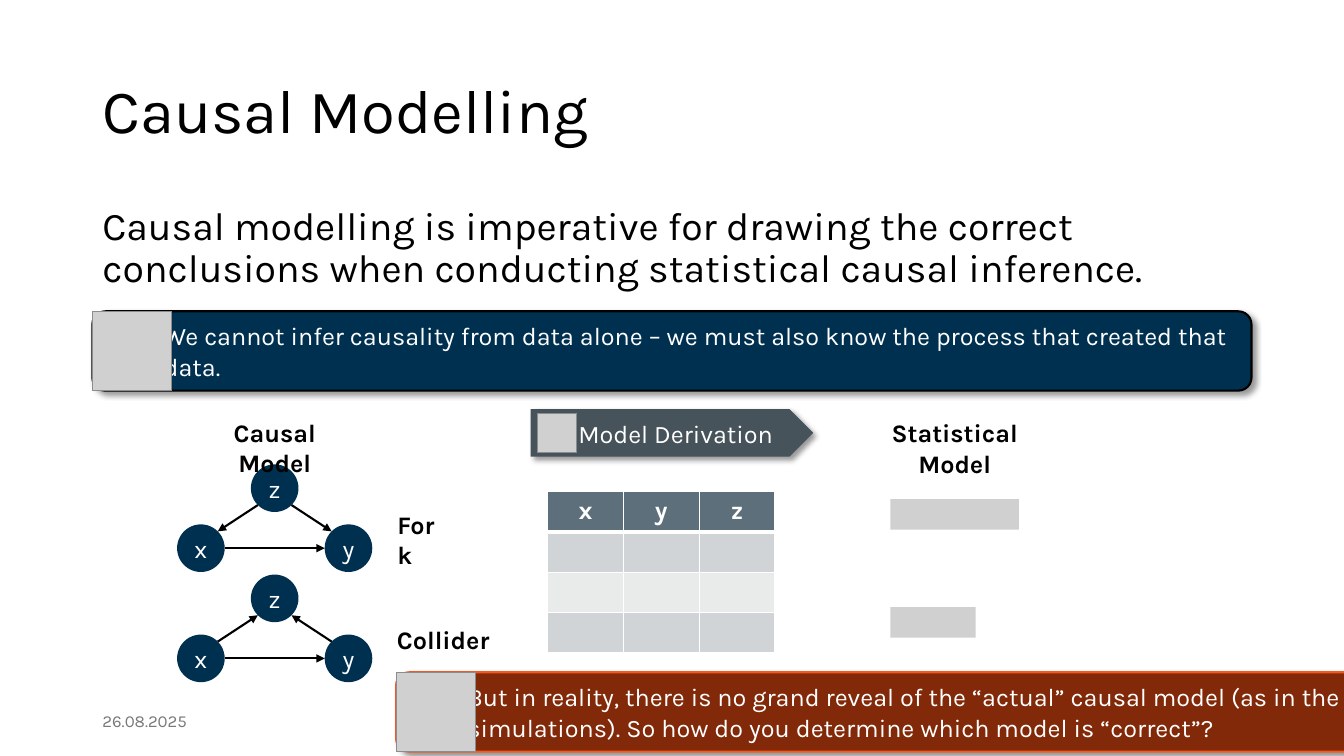
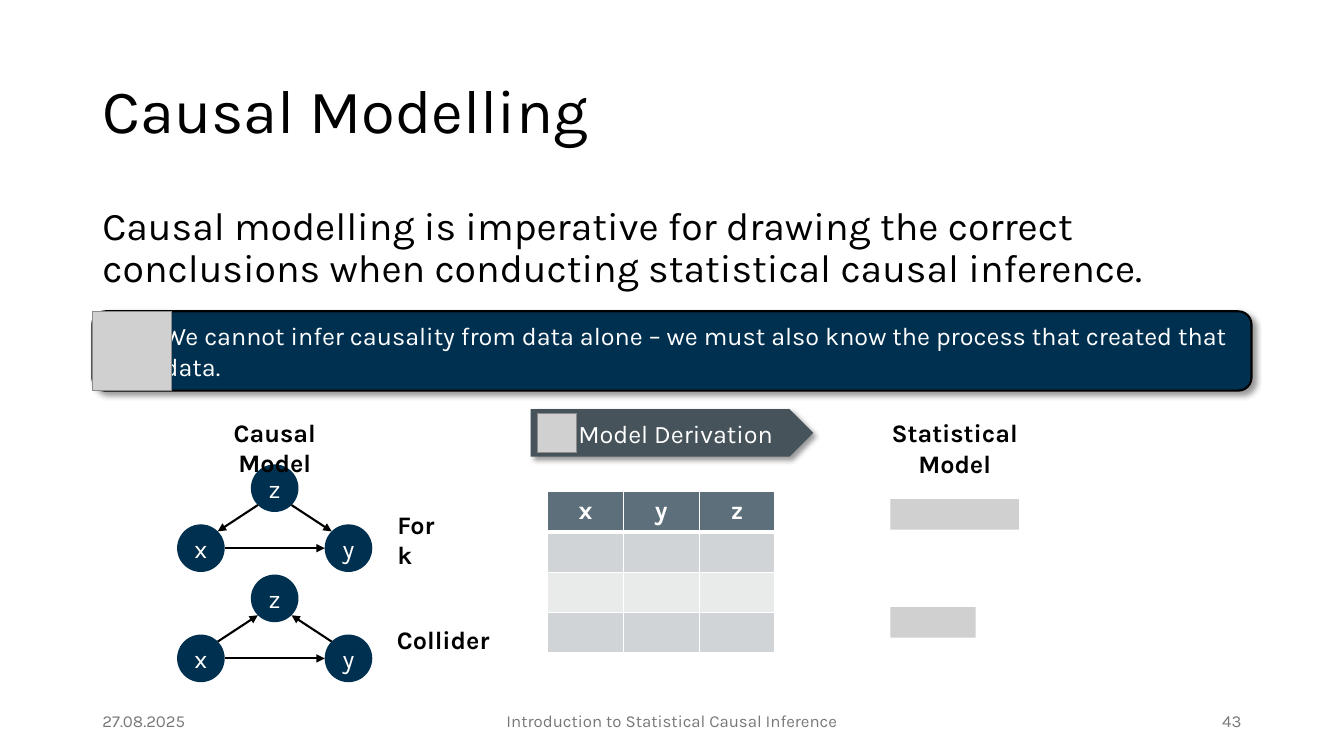
Before and after one commit to JulianFrattini/bda4sci, a slide deck: slide 43 of version2/slides/intro-sci.pptx (slide 50 before the commit). Drawn at 1344x756 pixels with LibreOffice and Linux fonts; fonts in the diff are those of the drawing; grey boxes stand for pictures; background and template pictures are left out. Boxes give left, top, right and bottom in pixels: in the first picture for what was removed or moved away, otherwise in the second. Text is boxed around its words. In the diff, an @@ line names an element or a change of style, - is before the commit and + after.

```diff
--- a/version2/slides/intro-sci.pptx
+++ b/version2/slides/intro-sci.pptx
@@ rounded rectangle removed at (396,673,1344,752) @@
-But in reality, there is no grand reveal of the “actual” causal model (as in the simulations). So how do you determine which model is “correct”?
@@ picture removed at (396,673,476,752) @@
@@ text at (102,716,185,727): text changed @@
-26.08.2025
+27.08.2025
@@ text added at (506,715,837,727), 12 pt, text #797979 @@
+Introduction to Statistical Causal Inference
@@ page number added at (1222,716,1241,727), 12 pt, text #797979 @@
+43
```
Also in this commit, not shown: 61 other slides changed, 8 slides added, 2 slides removed, 7 other files.
